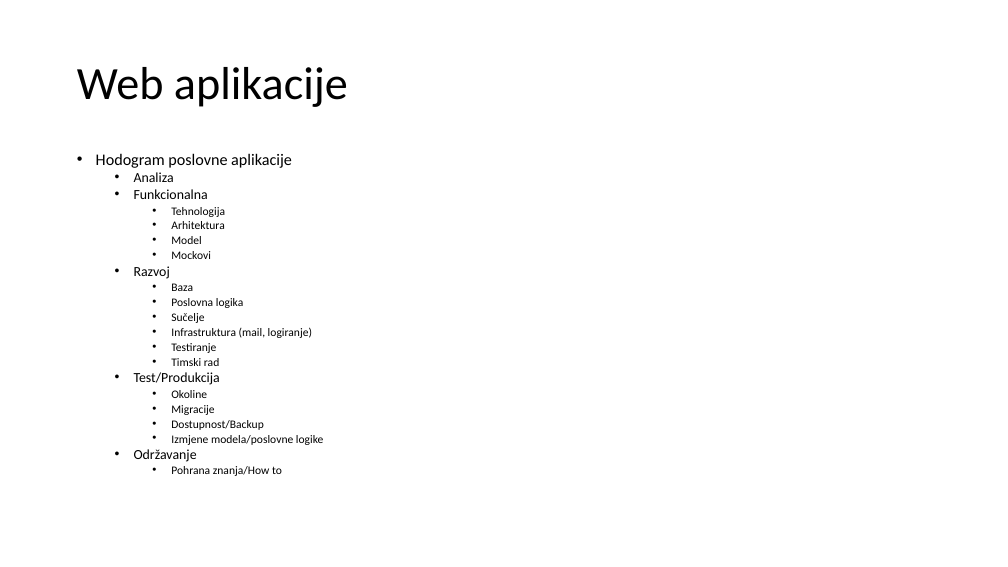
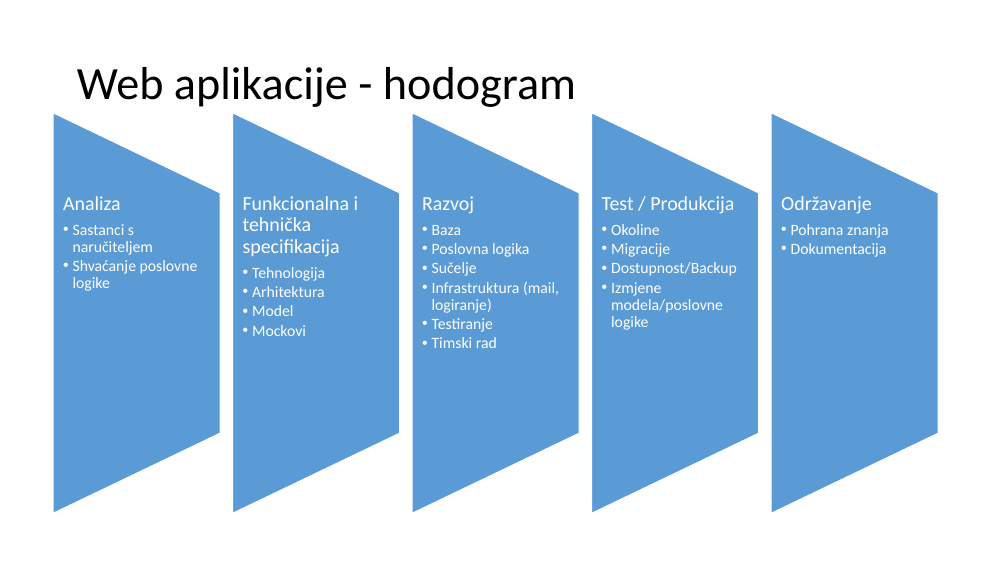
Before and after one commit to mmssniper/angular-workshop, a slide deck: slide 11 of prezentacije/1-1 Uvod i SPA aplikacije.pptx (slide 7 before the commit). Drawn at 1008x567 pixels with LibreOffice and Linux fonts; fonts in the diff are those of the drawing. Boxes give left, top, right and bottom in pixels: in the first picture for what was removed or moved away, otherwise in the second. Text is boxed around its words. In the diff, an @@ line names an element or a change of style, - is before the commit and + after.

```diff
--- a/prezentacije/1-1 Uvod i SPA aplikacije.pptx
+++ b/prezentacije/1-1 Uvod i SPA aplikacije.pptx
@@ title at (x1=77, y1=67, x2=576, y2=107): text changed @@
-Web aplikacije
+Web aplikacije - hodogram
@@ text removed at (x1=96, y1=153, x2=323, y2=476) @@
-• Hodogram poslovne aplikacije
-  • Analiza
-  • Funkcionalna
-    • Tehnologija
-    • Arhitektura
-    • Model
-    • Mockovi
-  • Razvoj
-    • Baza
-    • Poslovna logika
-    • Sučelje
-    • Infrastruktura (mail, logiranje)
-    • Testiranje
-    • Timski rad
-  • Test/Produkcija
-    • Okoline
-    • Migracije
-    • Dostupnost/Backup
-    • Izmjene modela/poslovne logike
-  • Održavanje
-    • Pohrana znanja/How to
@@ group added at (x1=53, y1=113, x2=939, y2=514): 5 flow chart manual operations, 5 texts @@
+Analiza
+  •• Sastanci s naručiteljem
+  •• Shvaćanje poslovne logike
+Funkcionalna i tehnička specifikacija
+  •• Tehnologija
+  •• Arhitektura
+  •• Model
+  •• Mockovi
+Razvoj
+  •• Baza
+  •• Poslovna logika
+  •• Sučelje
+  •• Infrastruktura (mail, logiranje)
+  •• Testiranje
+  •• Timski rad
+Test / Produkcija
+  •• Okoline
+  •• Migracije
+  •• Dostupnost/Backup
+  •• Izmjene modela/poslovne logike
+Održavanje
+  •• Pohrana znanja
+  •• Dokumentacija
```
Also in this commit, not shown: 11 other slides changed, 4 slides added, 2 slides removed.
